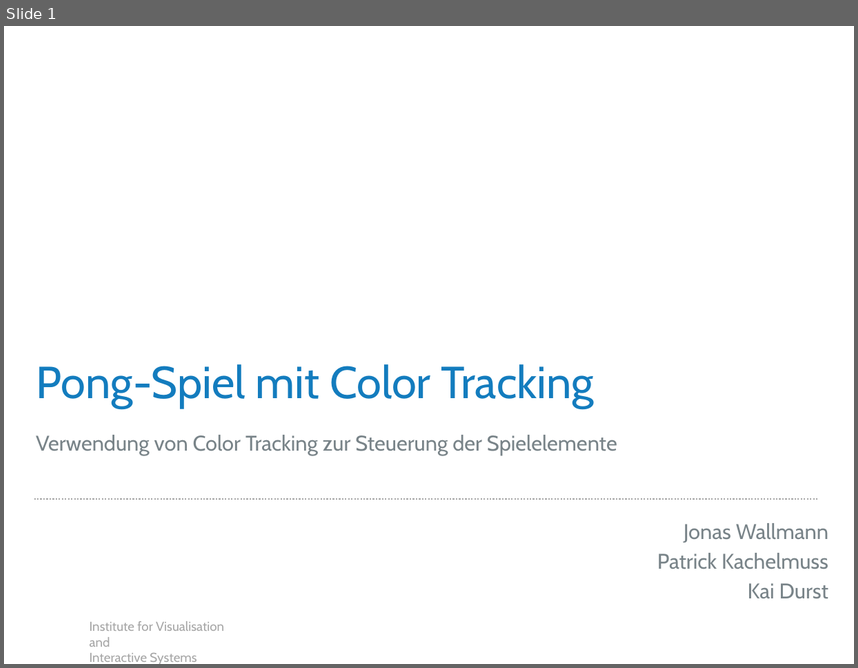
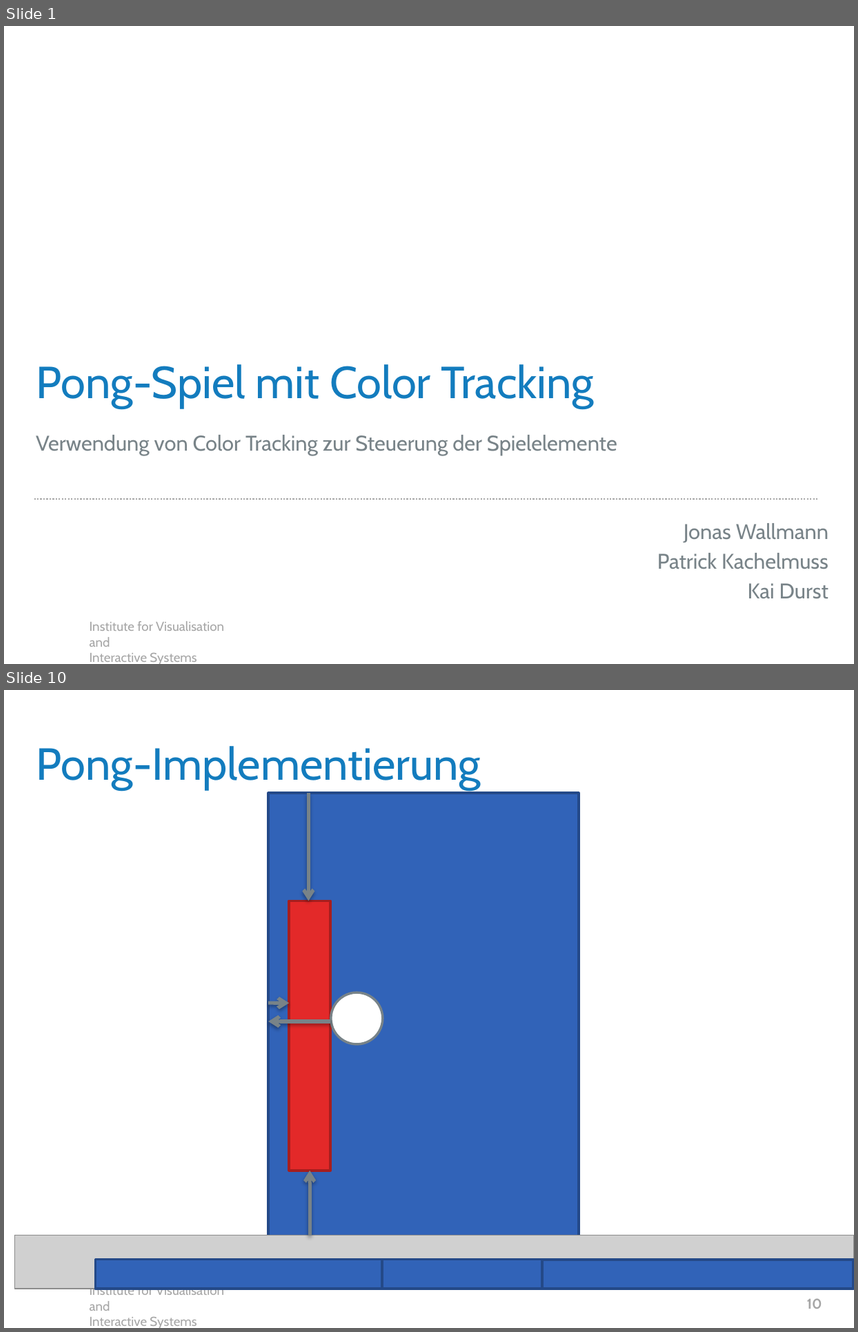
Before and after one commit to JonasJW/color-tracking-miniproject, a slide deck: template.pptx. Shown one above the other, each under a label of ours: slide 1 before the commit, slides 1 and 10 after it; the slides between them are not shown. The pictures are 858x668 and 858x1332 pixels, drawn with LibreOffice and Linux fonts; fonts in the diff are those of the drawing; grey boxes stand for pictures; background and template pictures are left out. Boxes give left, top, right and bottom in pixels: in the first picture for what was removed or moved away, otherwise in the second. Text is boxed around its words. In the diff, an @@ line names an element or a change of style, - is before the commit and + after.

Commit message:
Ergänzung Pong

```diff
--- a/template.pptx
+++ b/template.pptx
@@ slide 10 added at [4, 690, 854, 1328], background #FFFFFF; not listed: 1 template element that a slide beside it also shows @@
@@ title added at [36, 746, 481, 790], 38 pt, text #137CBE @@
+Pong-Implementierung
@@ rectangle added at [268, 793, 579, 1248], fill #3163B8, outline #244988 2 pt @@
@@ arrow added from (308, 793) to (308, 901), #788388 3 pt @@
@@ rectangle added at [289, 901, 330, 1170], fill #E32929, outline #A81E1E 2 pt @@
@@ ellipse added at [331, 993, 383, 1045], fill #FFFFFF, outline #788388 2 pt @@
@@ arrow added from (268, 1003) to (289, 1003), #788388 3 pt @@
@@ arrow added from (330, 1021) to (268, 1021), #788388 3 pt @@
@@ arrow added from (310, 1235) to (310, 1170), #788388 3 pt @@
@@ picture added at [14, 1235, 854, 1288] @@
@@ rectangle added at [96, 1259, 382, 1288], fill #3163B8, outline #244988 2 pt @@
@@ rectangle added at [382, 1259, 542, 1288], fill #3163B8, outline #244988 2 pt @@
@@ rectangle added at [542, 1259, 853, 1288], fill #3163B8, outline #244988 2 pt @@
@@ page number added at [807, 1298, 822, 1308], 12 pt, text #A6A6A6, bold @@
+10
```
Also in this commit, not shown: 6 slides changed, 5 other slides added.
